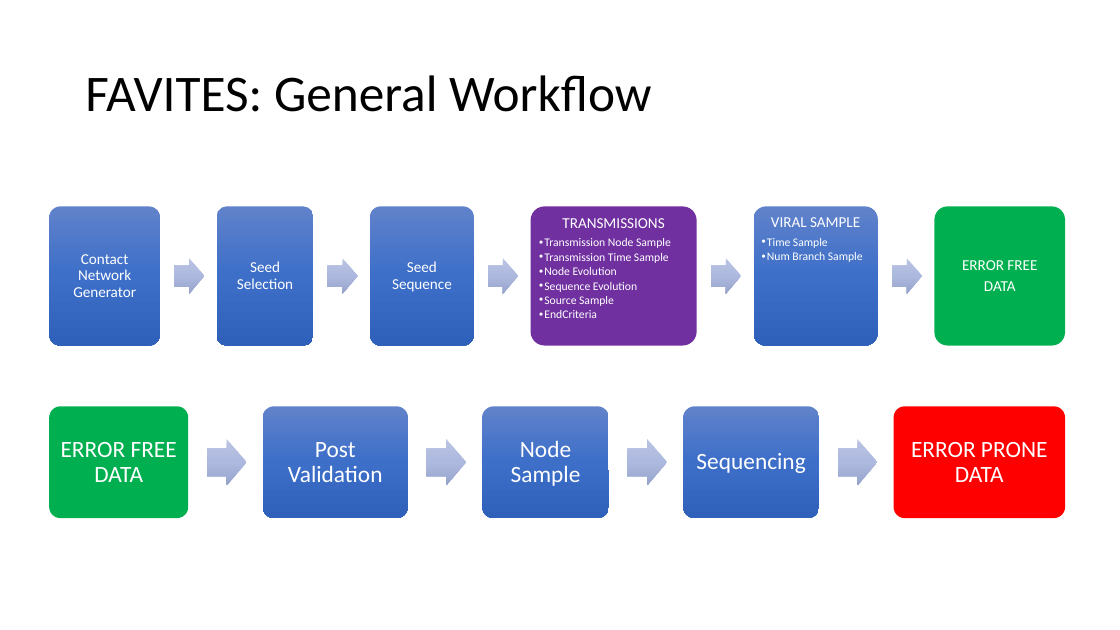
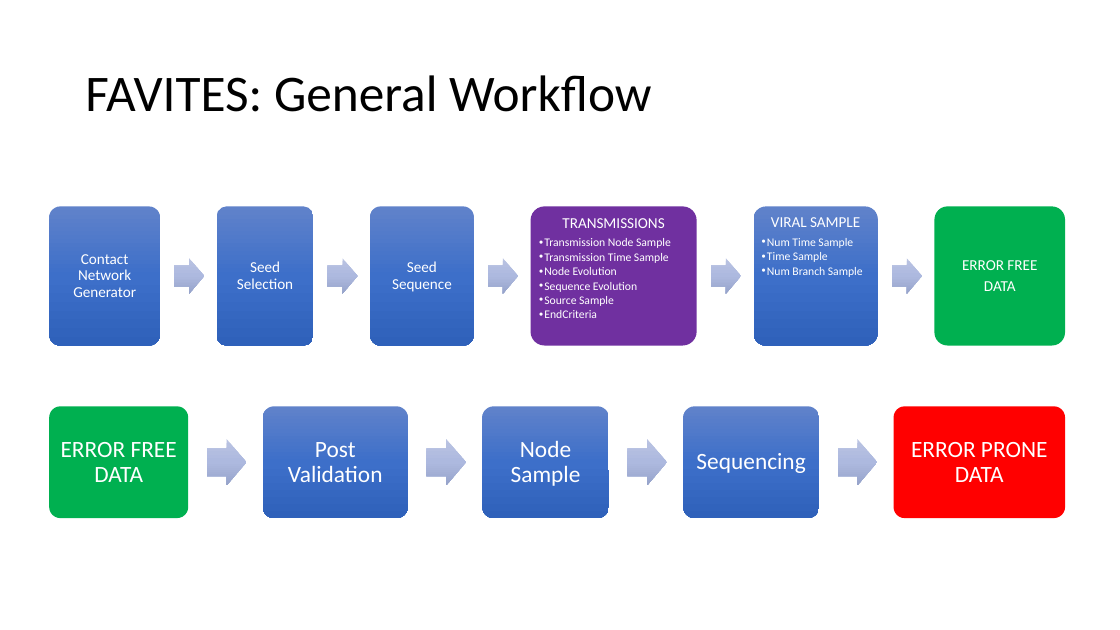
Before and after one commit to niemasd/FAVITES, a slide deck: slide 2 of figures/figures.pptx. Drawn at 1120x630 pixels with LibreOffice and Linux fonts; fonts in the diff are those of the drawing. Boxes give left, top, right and bottom in pixels: in the first picture for what was removed or moved away, otherwise in the second. Text is boxed around its words. In the diff, an @@ line names an element or a change of style, - is before the commit and + after.

Commit message:
Updated figure

```diff
--- a/figures/figures.pptx
+++ b/figures/figures.pptx
@@ text at [767,238,853,248]: paragraph added @@
+  • Num Time Sample
```
